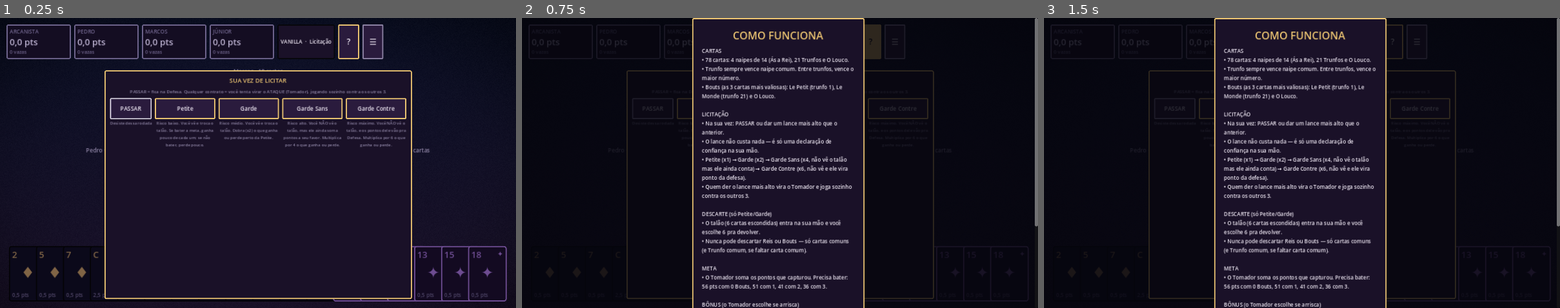
Above: before the commit, frames 1-3 (left to right).
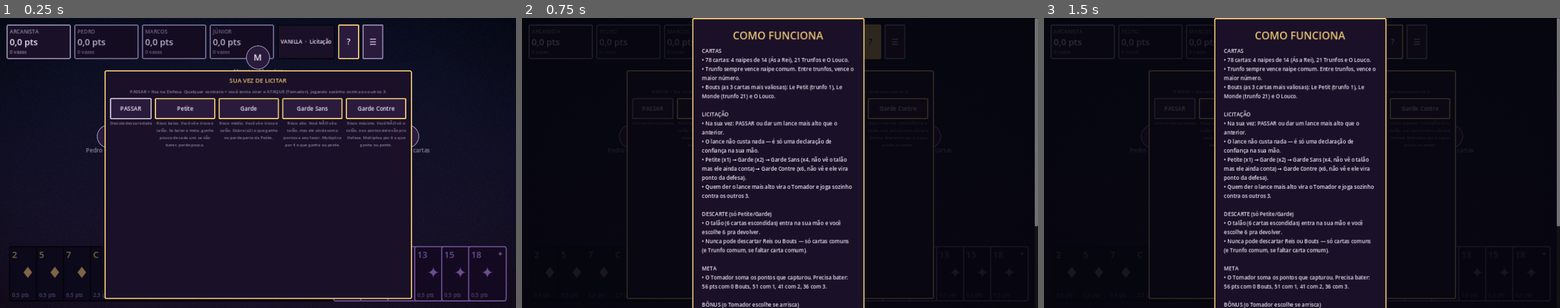
Above: after the commit, the same moments.

Repository: bluumcc/tarolo
Game: Godot game, scene res://scenes/GameScene.tscn
Same seed, same stepped clock (60 frames per second), same inputs: the game is played once before the commit and once after it. This scene is started directly instead of the project's main scene.
Inputs:
- Up to frame 1 (0.25 s): no input
- Up to frame 2 (0.75 s): click "?" at 0.5 s
- Up to frame 3 (1.5 s): click "☰" at 1.25 s

The runs differ from the first frame. In frame 1, 0.6% of the frame differs, in the area x 1-82%, y 2-45%; in frame 2, less than 0.1%; in frame 3, less than 0.1%.

Commit message:
Avatares na mesa, destaque de quem tem a vez e balão por jogada
Respondendo ao pedido de deixar claro o que tá acontecendo: os 3 bots
agora têm um avatar circular (iniciais do nome) posicionado ao redor
da mesa, não só texto solto. O avatar de quem tem a vez — em qualquer
fase, licitação, descarte ou vaza — ganha borda dourada e um pulso de
escala contínuo, então dá pra ver de relance quem está decidindo sem
precisar ler o texto de status.

Toda ação relevante agora aparece num balão flutuante bem em cima do
avatar de quem fez ela (lance/passe na licitação, Poignée/Chelem
declarados), em vez de só um texto genérico no topo da tela — fica
espacialmente claro quem fez o quê. O jogo de cartas em si já tinha
animação de jogada; isso completa o quadro.

Sim, quando aparece "sua vez de novo" na licitação é porque alguém
mais deu um lance mais alto que o seu — a licitação só termina quando
resta um único jogador que não passou.

Co-Authored-By: Claude Sonnet 5 <noreply@anthropic.com>
Claude-Session: https://claude.ai/code/session_011qPhSZ6VtyM6UvSSPJpf4k

Diff:
--- a/scripts/ui/game_scene.gd
+++ b/scripts/ui/game_scene.gd
@@ -23,6 +23,9 @@
 var hud_points: Array = []       # Label — pontos capturados até agora (provisório)
 var hud_tricks: Array = []       # Label — vazas vencidas / colocação
 var seat_labels: Array = []      # Label de mão dos bots (contagem de cartas)
+var seat_avatars: Array = []     # PanelContainer circular por assento (destaca de quem é a vez)
+var seat_avatar_labels: Array = []
+var turn_pulse_token := 0        # invalida pulsos de destaque antigos quando a vez muda
 var table_center: Control
 var table_area: Control
 var hand_container: HBoxContainer
@@ -148,6 +151,19 @@
 	table_area.add_child(table_center)
 
 	for p in range(engine.num_players):
+		var avatar := PanelContainer.new()
+		avatar.custom_minimum_size = Vector2(60, 60)
+		avatar.mouse_filter = Control.MOUSE_FILTER_IGNORE
+		avatar.add_theme_stylebox_override("panel", UIKit.box(UIKit.PURPLE, UIKit.MUTED, 2, 30, 0))
+		var av_label := UIKit.label(str(config["names"][p]).substr(0, 1).to_upper(), 22, UIKit.INK, HORIZONTAL_ALIGNMENT_CENTER)
+		av_label.vertical_alignment = VERTICAL_ALIGNMENT_CENTER
+		av_label.set_anchors_and_offsets_preset(Control.PRESET_FULL_RECT)
+		avatar.add_child(av_label)
+		avatar.visible = p != 0   # o jogador humano já vê a própria mão embaixo
+		table_area.add_child(avatar)
+		seat_avatars.append(avatar)
+		seat_avatar_labels.append(av_label)
+
 		var l := UIKit.label("", 14, UIKit.MUTED, HORIZONTAL_ALIGNMENT_CENTER)
 		table_area.add_child(l)
 		seat_labels.append(l)
@@ -201,9 +217,11 @@
 	table_center.size = Vector2(maxf(w, 280.0), maxf(h, 200.0))
 	table_center.position = (area - table_center.size) / 2.0
 	var anchors := [Vector2(0.5, 1.0), Vector2(0.0, 0.5), Vector2(0.5, 0.0), Vector2(1.0, 0.5)]
+	var av_size := Vector2(60, 60)
 	for p in range(seat_labels.size()):
 		var l: Label = seat_labels[p]
 		l.size = Vector2(160, 24)
+		var avatar: Control = seat_avatars[p]
 		if p == 0:
 			l.visible = false
 			continue
@@ -216,6 +234,9 @@
 		elif p == 2:
 			pos.x -= 80.0
 			pos.y = maxf(pos.y - 26.0, 0.0)
+		var av_pos := pos + Vector2(80.0 - av_size.x / 2.0, -av_size.y - 6.0)
+		avatar.position = av_pos
+		avatar.pivot_offset = av_size / 2.0
 		l.position = pos - Vector2(0, 12)
 	for v in table_views:
 		var cv: CardView = v["view"]
@@ -256,19 +277,33 @@
 	_layout_hand.call_deferred()
 
 
+## Quem tem a vez agora, em qualquer fase (licitação, descarte ou vaza) — usado pra
+## destacar o avatar certo na mesa, não só durante as vazas.
+func _current_turn_player() -> int:
+	if not engine.bidding_done:
+		return engine.bid_turn
+	if engine.awaiting_discard:
+		return engine.taker
+	if engine.is_round_over():
+		return -1
+	return engine.current
+
+
 func _refresh_hud() -> void:
 	var trick_wins := []
 	for p in range(engine.num_players):
 		trick_wins.append(0)
 	for t in engine.history:
 		trick_wins[int(t["winner"])] += 1
+	var turn_player := _current_turn_player()
 	for p in range(engine.num_players):
 		(hud_points[p] as Label).text = "%s pts" % UIKit.fmt_dec(engine.points_of(p), 1)
 		(hud_tricks[p] as Label).text = "%d vazas" % trick_wins[p]
-		var turn := p == engine.current and not engine.is_round_over()
+		var turn := p == turn_player
 		(hud_badges[p] as PanelContainer).modulate = Color(1, 1, 1, 1) if turn else Color(0.78, 0.76, 0.85, 1)
 		if p > 0:
 			(seat_labels[p] as Label).text = "%s · %d cartas" % [config["names"][p], (engine.hands[p] as Array).size()]
+	_update_turn_highlight(turn_player)
 	var mode_name: String = GameState.MODE_NAMES[GameState.mode]
 	var extra := ""
 	if engine.taker != -1:
@@ -287,6 +322,58 @@
 		info_label.text = "%s  ·  Vaza %d/%d%s" % [mode_name.to_upper(), mini(engine.trick_number + 1, engine.total_tricks), engine.total_tricks, extra]
 
 
+## Destaca com borda dourada + pulso o avatar de quem tem a vez agora (bots só — o
+## jogador humano já vê a própria mão liberada quando é a vez dele).
+func _update_turn_highlight(turn_player: int) -> void:
+	turn_pulse_token += 1
+	var my_token := turn_pulse_token
+	for p in range(1, seat_avatars.size()):
+		var avatar: PanelContainer = seat_avatars[p]
+		var active := p == turn_player
+		avatar.add_theme_stylebox_override("panel", UIKit.box(UIKit.PURPLE, UIKit.GOLD if active else UIKit.MUTED, 4 if active else 2, 30, 0))
+		if not active:
+			avatar.scale = Vector2.ONE
+	if turn_player > 0:
+		_pulse_avatar(seat_avatars[turn_player], my_token)
+
+
+func _pulse_avatar(avatar: PanelContainer, token: int) -> void:
+	while token == turn_pulse_token and is_inside_tree():
+		var tw := create_tween()
+		tw.tween_property(avatar, "scale", Vector2(1.1, 1.1), 0.5).set_trans(Tween.TRANS_SINE)
+		tw.tween_property(avatar, "scale", Vector2.ONE, 0.5).set_trans(Tween.TRANS_SINE)
+		await tw.finished
+		if not is_inside_tree():
+			return
+
+
+## Balão de texto curto acima do avatar de `player` (ou perto da mão, se for o humano) —
+## dá pra ver ESPACIALMENTE quem fez o quê, em vez de um texto genérico no topo da tela.
+func _speech_bubble(player: int, text: String) -> void:
+	if not is_inside_tree():
+		return
+	var anchor_pos: Vector2
+	if player == 0:
+		anchor_pos = table_area.global_position - popup_layer.global_position + Vector2(table_area.size.x / 2.0, table_area.size.y - 20.0)
+	else:
+		var avatar: Control = seat_avatars[player]
+		anchor_pos = avatar.global_position - popup_layer.global_position + avatar.size / 2.0
+	var l := UIKit.label(text, 13, UIKit.INK, HORIZONTAL_ALIGNMENT_CENTER)
+	var box := PanelContainer.new()
+	box.add_theme_stylebox_override("panel", UIKit.box(Color(0.03, 0.03, 0.07, 0.92), UIKit.GOLD, 2, 8, 8))
+	box.add_child(l)
+	box.mouse_filter = Control.MOUSE_FILTER_IGNORE
+	popup_layer.add_child(box)
+	await get_tree().process_frame
+	box.position = anchor_pos - Vector2(box.size.x / 2.0, box.size.y + 40.0)
+	box.modulate.a = 0.0
+	var tw := create_tween()
+	tw.tween_property(box, "modulate:a", 1.0, GameState.anim(0.12))
+	tw.tween_interval(GameState.anim(1.1))
+	tw.tween_property(box, "modulate:a", 0.0, GameState.anim(0.3))
+	tw.tween_callback(box.queue_free)
+
+
 func _update_taker_badge() -> void:
 	for p in range(engine.num_players):
 		var accent := UIKit.GOLD if p == engine.taker else UIKit.MUTED
@@ -309,6 +396,7 @@
 			if not is_inside_tree():
 				return
 			var p := engine.bid_turn
+			_refresh_hud()
 			var choice: int
 			if p == 0 and not GameState.autoplay:
 				choice = await _wait_human_bid()
@@ -359,7 +447,9 @@
 
 
 func _announce_bid(player: int, choice: int) -> void:
+	var text := "Passou" if choice == -1 else "%s!" % Scoring.CONTRACT_NAMES[choice]
 	trick_label.text = "%s passou." % config["names"][player] if choice == -1 else "%s deu %s!" % [config["names"][player], Scoring.CONTRACT_NAMES[choice]]
+	_speech_bubble(player, text)
 	Sfx.play("tick")
 
 
@@ -546,6 +636,7 @@
 			engine.declare_poignee(declare)
 			if declare:
 				_announce_toast("Você declarou Poignée! (+%d se a rodada fechar)" % bonus)
+				_speech_bubble(0, "Poignée!")
 				await _wait(0.6)
 		var chelem: bool = await _ask_yes_no("CHELEM", "Quer anunciar Chelem — apostar que vai vencer as 18 vazas sozinho? Se conseguir: +400. Se falhar: -200. Sem anunciar, ainda ganha +200 de bônus se vencer todas por acaso, sem risco.")
 		if not is_inside_tree():
@@ -553,18 +644,21 @@
 		engine.announce_chelem(chelem)
 		if chelem:
 			_announce_toast("Você anunciou Chelem! Vença as 18 vazas pra garantir o bônus.")
+			_speech_bubble(0, "Chelem!")
 			await _wait(0.6)
 	else:
 		var strength := BotAI.hand_strength(engine.hands[engine.taker])
 		if eligible and BotAI.decide_poignee(engine.taker_trump_count):
 			engine.declare_poignee(true)
 			_announce_toast("%s declarou Poignée!" % config["names"][engine.taker])
+			_speech_bubble(engine.taker, "Poignée!")
 			await _wait(0.6)
 			if not is_inside_tree():
 				return
 		if BotAI.decide_chelem(strength, int(config["difficulty"][engine.taker]), bot_rng):
 			engine.announce_chelem(true)
 			_announce_toast("%s anunciou Chelem!" % config["names"][engine.taker])
+			_speech_bubble(engine.taker, "Chelem!")
 			await _wait(0.6)
 			if not is_inside_tree():
 				return
